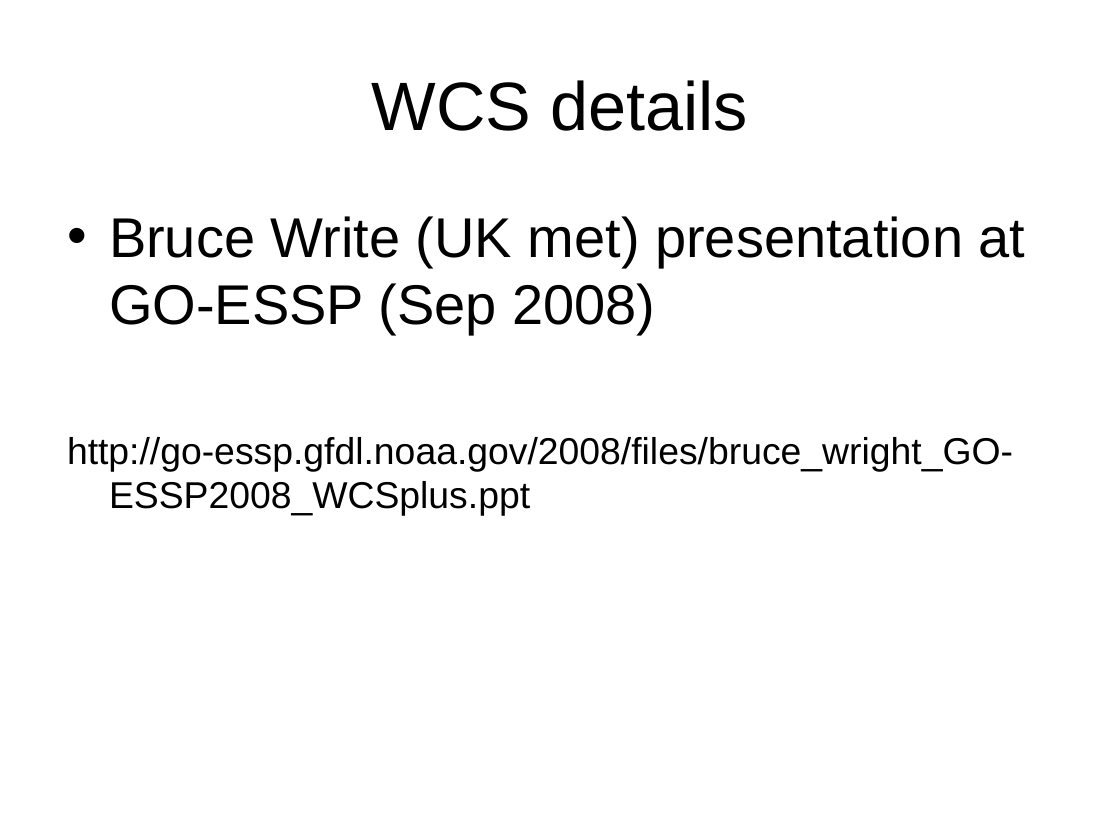
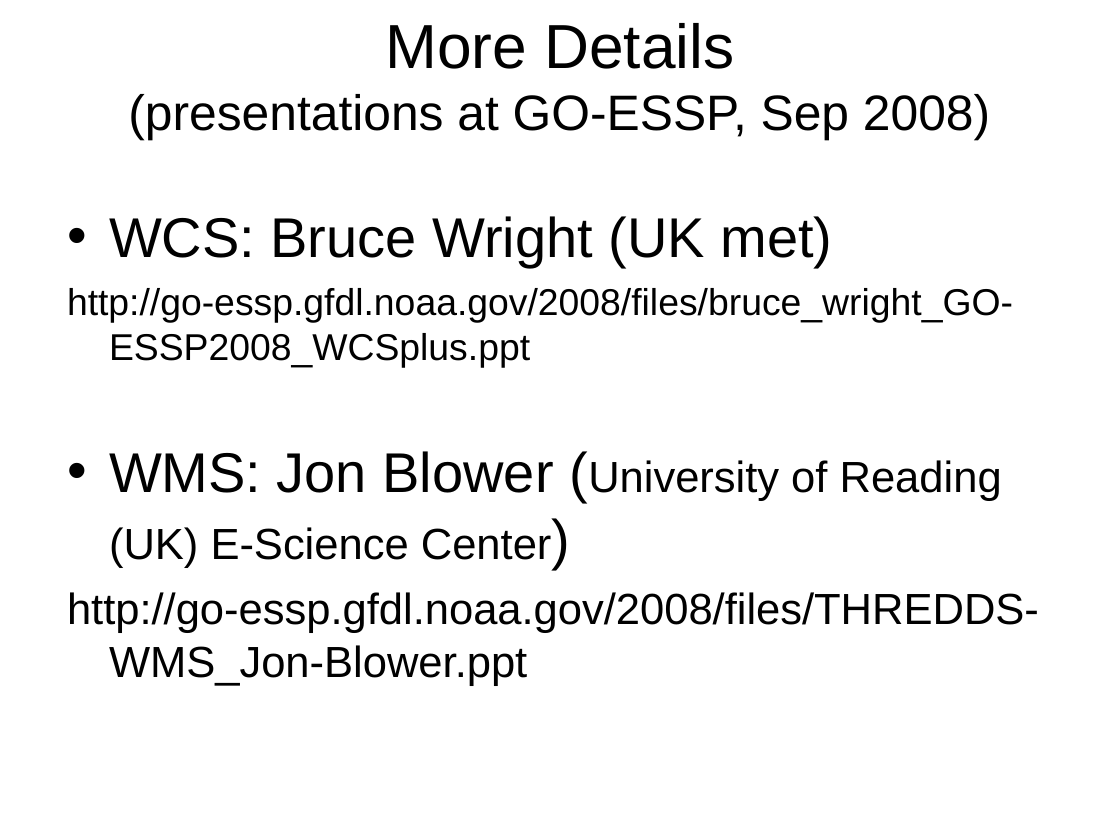
Before and after one commit to ooici-eoi/THREDDS, a slide deck: slide 22 of docs/web/thredds/tech/tutorial/TDS Data Services.ppt (slide 13 before the commit). Drawn at 1120x840 pixels with LibreOffice and Linux fonts; fonts in the diff are those of the drawing; background and template pictures are left out. Boxes give left, top, right and bottom in pixels: in the first picture for what was removed or moved away, otherwise in the second. Text is boxed around its words. In the diff, an @@ line names an element or a change of style, - is before the commit and + after.

```diff
--- a/docs/web/thredds/tech/tutorial/TDS Data Services.ppt
+++ b/docs/web/thredds/tech/tutorial/TDS Data Services.ppt
@@ title at bbox=[128, 23, 990, 141]: text changed; size 44 to 32 pt @@
-WCS details
+More Details
+(presentations at GO-ESSP, Sep 2008)
@@ text at bbox=[109, 216, 832, 267]: text changed @@
-• Bruce Write (UK met) presentation at GO-ESSP (Sep 2008)
+• WCS: Bruce Wright (UK met)
@@ text at bbox=[67, 451, 1039, 686]: paragraphs added @@
+• WMS: Jon Blower (University of Reading (UK) E-Science Center)
+http://go-essp.gfdl.noaa.gov/2008/files/THREDDS-WMS_Jon-Blower.ppt
```
Also in this commit, not shown: 9 other slides changed, 11 slides added, 5 other files.
